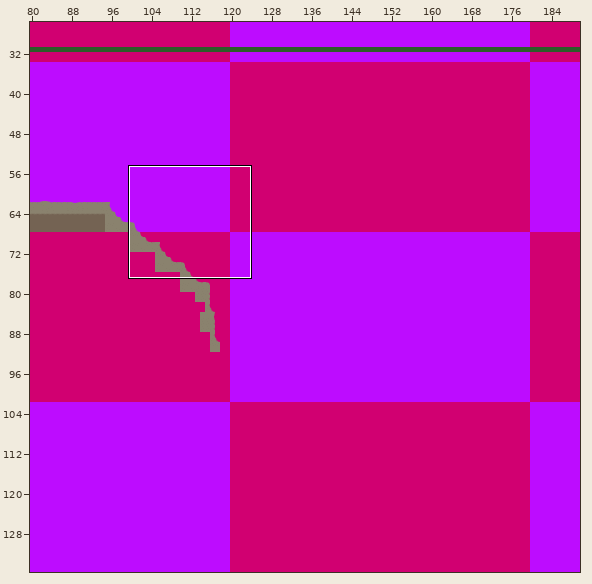
Tiled map -- Anfloga/AnflogaContent/Screens/GameScreen/Levels/theMap.tmx. The picture above shows the old version from afar; the outline marks the close-up.
Close-up. Before:
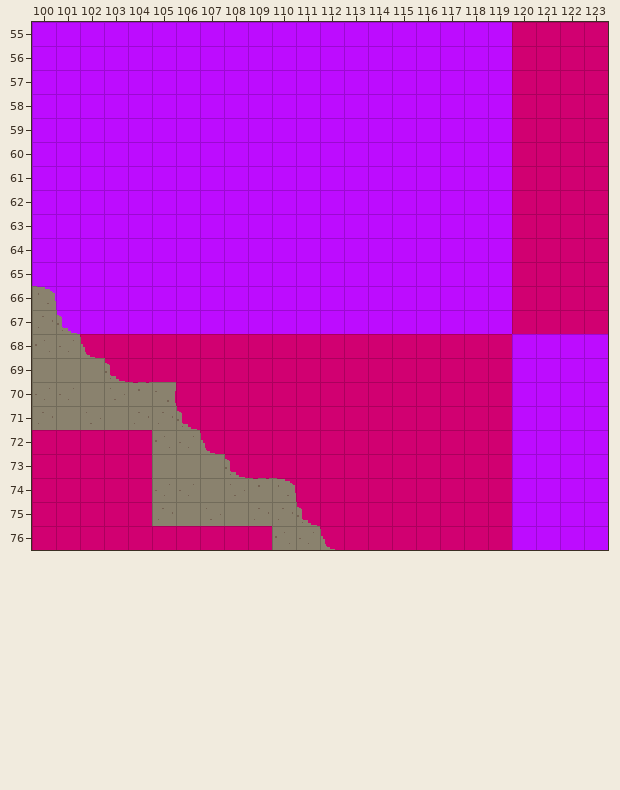
Cells are 16x16 px. Shown: x 100..123, y 55..76. The commit also changed other parts of the map, which this record leaves out.
After the commit:
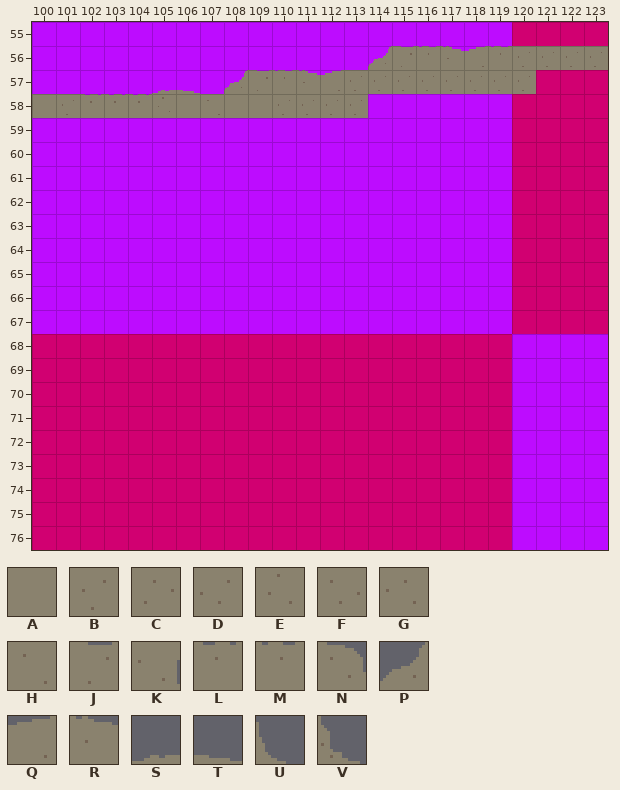
Key: from "anflogaSprites": A 5632, B 5760, C 5760 flipped on the diagonal, D 5760 flipped on the other diagonal, E 5760 flipped up-down, F 5760 turned 270, G 5760 turned 90, H 5761, J 5762 flipped left-right, K 5762 flipped on the other diagonal, L 5763, M 5763 flipped left-right, N 5888, P 5889 flipped left-right, Q 5890 flipped left-right, R 5891 flipped left-right, S 5892, T 5893, U 6016 flipped on the other diagonal, V 6017 flipped on the other diagonal.
_ is an empty cell.
Difference:
Layer "Sand":
y 56: x 114..123 __________ -> PJMRQMBBBB
y 57: x 105..106 __ -> ST; x 108..120 _____________ -> PJMRQBBBBBBBB
y 58: x 100..113 ______________ -> ABLLLEAHAABBBB
y 66: x 100 N -> _
y 67: x 100..101 CV -> __
y 68: x 100..102 GDU -> ___
y 69: x 100..103 AAAV -> ____
y 70: x 100..105 DDAFLK -> ______
y 71: x 100..106 CAFACCV -> _______
y 72: x 105..107 GDU -> ___
y 73: x 105..108 AAAV -> ____
y 74: x 105..110 DDAFLN -> ______
y 75: x 105..111 CAFACCV -> _______
y 76: x 110..112 GDU -> ___
Pixel boxes of the changes (left, top, right, bottom) in both close-ups:
added: (32, 46, 608, 118)
removed: (32, 286, 335, 550)
